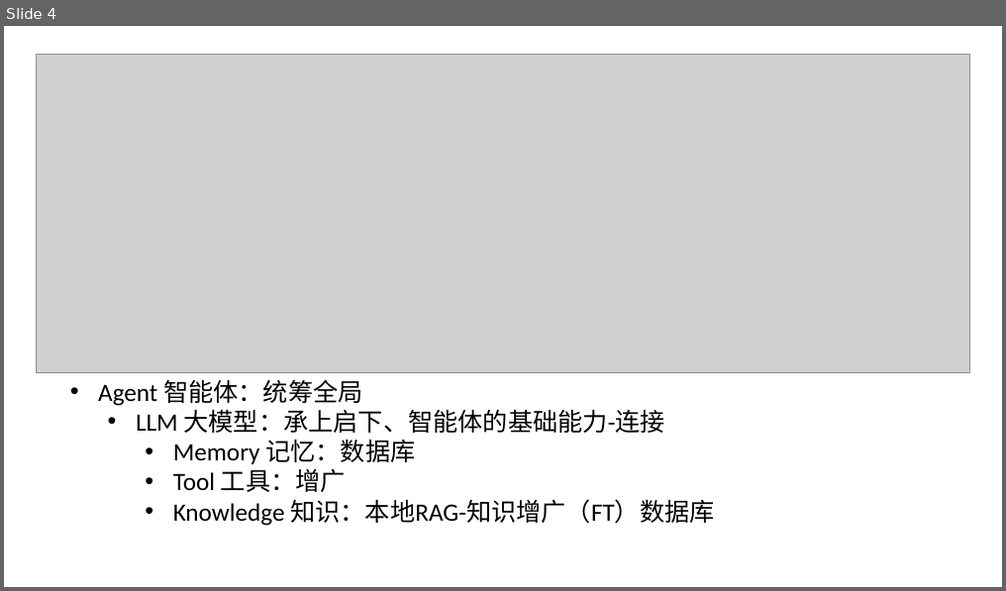
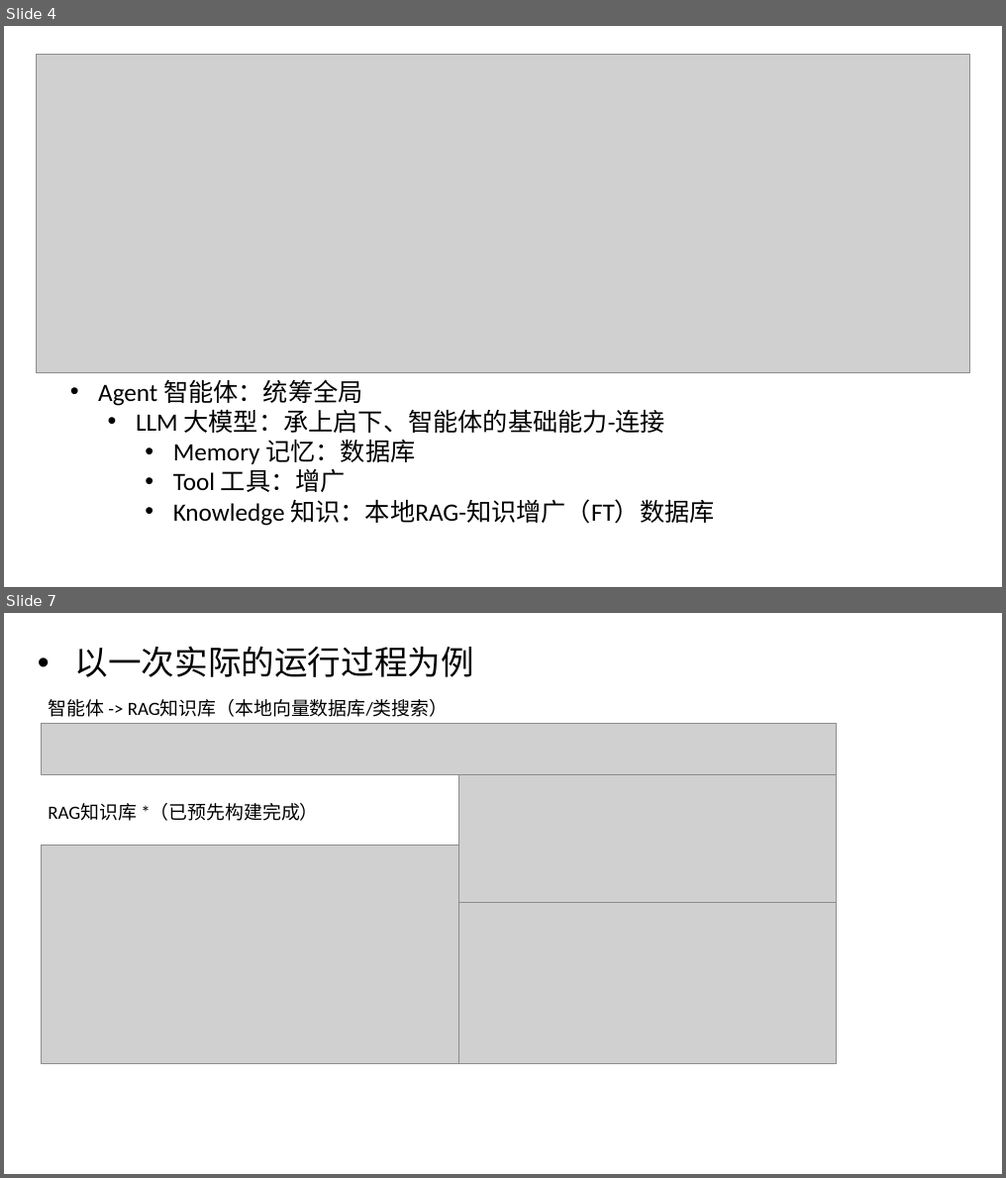
Before and after one commit to C32-SoundTech/SoundTech, a slide deck: docs/20251023-汇报/20251023-汇报.pptx. Shown one above the other, each under a label of ours: slide 4 before the commit, slides 4 and 7 after it; the slides between them are not shown. The pictures are 1006x591 and 1006x1178 pixels, drawn with LibreOffice and Linux fonts; fonts in the diff are those of the drawing; grey boxes stand for pictures. Boxes give left, top, right and bottom in pixels: in the first picture for what was removed or moved away, otherwise in the second. Text is boxed around its words. In the diff, an @@ line names an element or a change of style, - is before the commit and + after.

```diff
--- a/docs/20251023-汇报/20251023-汇报.pptx
+++ b/docs/20251023-汇报/20251023-汇报.pptx
@@ slide 7 added at (4,613,1002,1174), background #FFFFFF @@
@@ text added at (75,646,474,677), 32 pt, text #000000 @@
+• 以一次实际的运行过程为例
@@ text added at (48,699,449,717), 18 pt, text #000000 @@
+智能体 -> RAG知识库（本地向量数据库/类搜索）
@@ picture added at (41,724,837,775) @@
@@ picture added at (459,775,837,907) @@
@@ text added at (48,803,319,821), 18 pt, text #000000 @@
+RAG知识库 *（已预先构建完成）
@@ picture added at (41,846,459,1064) @@
@@ picture added at (459,902,837,1063) @@
```
Also in this commit, not shown: 1 slide changed, 3 other slides added, 1 other file.
